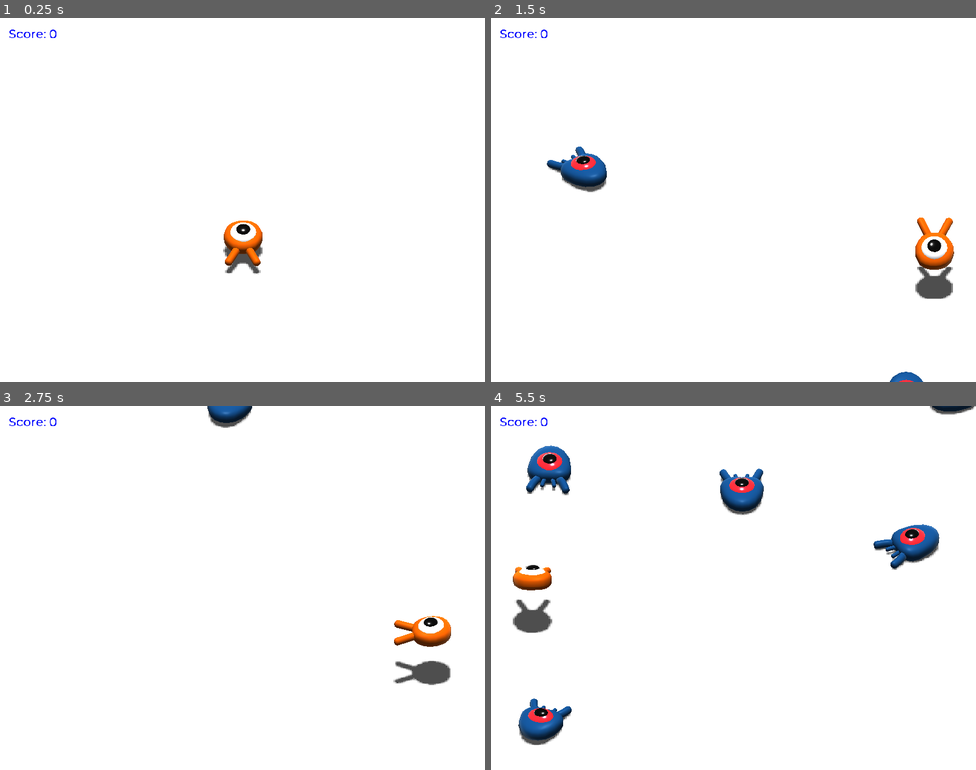
Above: before the commit, frames 1-4 (two rows, left to right).
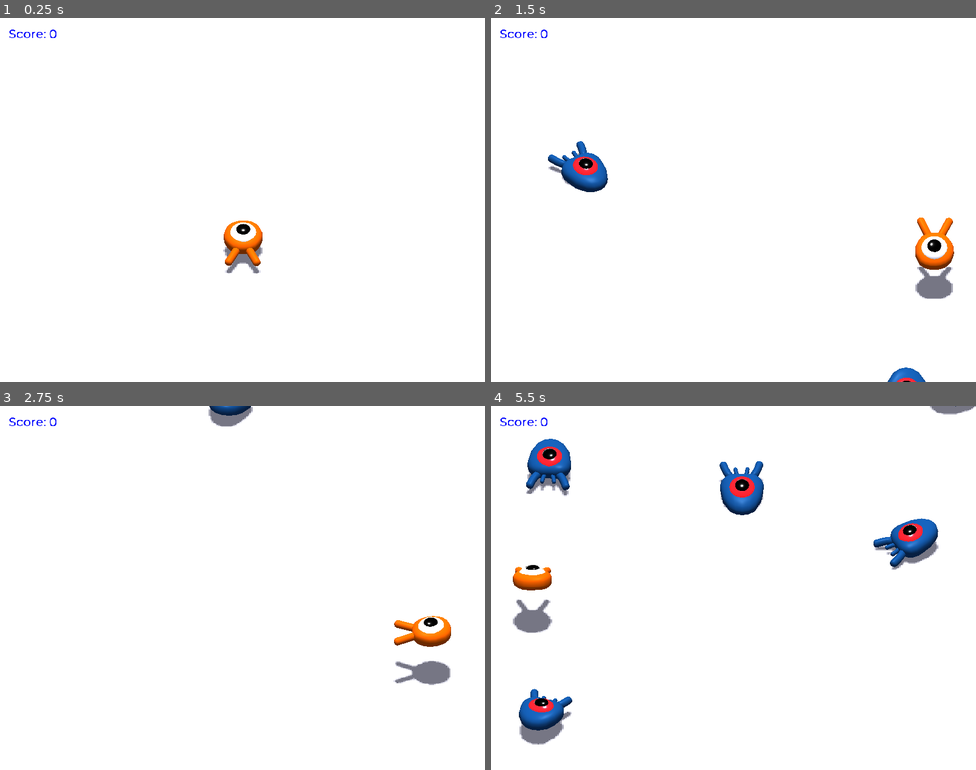
Above: after the commit, the same moments.

Repository: jakemchugh1/3d-tutorial-godot
Game: Godot game, scene res://World.tscn
Two runs of this game, one before a commit and one after it. Both use one fixed random seed, a clock stepped at 60 frames per second and the inputs below.
Inputs:
- Up to frame 1 (0.25 s): no input
- Up to frame 2 (1.5 s): tap Enter (ui_accept) at 0.5 s; hold D (move_right) 0.53-1.28 s; hold Space (jump) 0.53-1.28 s; hold S (move_back) from 1.28 s (still down); tap Space (jump) at 1.35 s
- Up to frame 3 (2.75 s): tap Space (jump) at 1.52, 1.82 s; release S (move_back) at 2.03 s; hold D (move_right) from 2.03 s (still down); hold Space (jump) from 2.03 s (still down)
- Up to frame 4 (5.5 s): release D (move_right) at 2.78 s; release Space (jump) at 2.78 s; hold W (move_forward) 2.78-3.53 s; tap Space (jump) at 2.85, 3.02, 3.32, 4.35, 4.52, 4.82 s; hold Space (jump) 3.53-4.28 s; hold A (move_left) 3.53-5.03 s; hold S (move_back) from 5.03 s (still down); hold Space (jump) from 5.03 s (still down)

The runs differ from the first frame. In frame 1, 0.4% of the frame differs, in the area x 46-55%, y 55-71%; in frame 2, 1.7%; in frame 3, 1.2%; in frame 4, 4.4%, in the area x 4-100%, y 0-94%.

Commit message:
Added music and ambient lighting

Diff:
--- a/Mob.gd
+++ b/Mob.gd
@@ -19,6 +19,8 @@
 	velocity = Vector3.FORWARD * random_speed
 	velocity = velocity.rotated(Vector3.UP, rotation.y)
 
+	$AnimationPlayer.playback_speed = random_speed / min_speed
+
 func squash():
 	emit_signal("squashed")
 	queue_free()
--- a/Mob.tscn
+++ b/Mob.tscn
@@ -1,9 +1,77 @@
-[gd_scene load_steps=4 format=2]
+[gd_scene load_steps=6 format=2]
 
 [ext_resource path="res://art/mob.glb" type="PackedScene" id=1]
 [ext_resource path="res://Mob.gd" type="Script" id=2]
 
 [sub_resource type="BoxShape" id=1]
+
+[sub_resource type="Animation" id=3]
+resource_name = "Float"
+length = 1.2
+loop = true
+tracks/0/type = "value"
+tracks/0/path = NodePath("Pivot/Character:translation")
+tracks/0/interp = 1
+tracks/0/loop_wrap = true
+tracks/0/imported = false
+tracks/0/enabled = true
+tracks/0/keys = {
+"times": PoolRealArray( 0, 0.1, 0.7, 1 ),
+"transitions": PoolRealArray( 1, 1, 1, 1 ),
+"update": 0,
+"values": [ Vector3( 0, 0.2, 0 ), Vector3( 0, 0.440453, 0 ), Vector3( 0, 0.923, 0 ), Vector3( 0, 0.145756, 0 ) ]
+}
+tracks/1/type = "value"
+tracks/1/path = NodePath("Pivot/Character:rotation_degrees")
+tracks/1/interp = 1
+tracks/1/loop_wrap = true
+tracks/1/imported = false
+tracks/1/enabled = true
+tracks/1/keys = {
+"times": PoolRealArray( 0, 0.7, 1 ),
+"transitions": PoolRealArray( 1, 1, 1 ),
+"update": 0,
+"values": [ Vector3( 13.228, 0, 0 ), Vector3( -0.441998, 0, 0 ), Vector3( -24.9891, 0, 0 ) ]
+}
+
+[sub_resource type="Animation" id=4]
+length = 0.001
+tracks/0/type = "value"
+tracks/0/path = NodePath(".:jump_impulse")
+tracks/0/interp = 1
+tracks/0/loop_wrap = true
+tracks/0/imported = false
+tracks/0/enabled = true
+tracks/0/keys = {
+"times": PoolRealArray( 0 ),
+"transitions": PoolRealArray( 1 ),
+"update": 0,
+"values": [ 20.0 ]
+}
+tracks/1/type = "value"
+tracks/1/path = NodePath("Pivot/Character:translation")
+tracks/1/interp = 1
+tracks/1/loop_wrap = true
+tracks/1/imported = false
+tracks/1/enabled = true
+tracks/1/keys = {
+"times": PoolRealArray( 0 ),
+"transitions": PoolRealArray( 1 ),
+"update": 0,
+"values": [ Vector3( 0, 0.231686, 0 ) ]
+}
+tracks/2/type = "value"
+tracks/2/path = NodePath("Pivot/Character:rotation_degrees")
+tracks/2/interp = 1
+tracks/2/loop_wrap = true
+tracks/2/imported = false
+tracks/2/enabled = true
+tracks/2/keys = {
+"times": PoolRealArray( 0 ),
+"transitions": PoolRealArray( 1 ),
+"update": 0,
+"values": [ Vector3( 0, 0, 0 ) ]
+}
 
 [node name="Mob" type="KinematicBody" groups=["mob"]]
 collision_layer = 2
@@ -12,8 +80,8 @@
 
 [node name="Pivot" type="Spatial" parent="."]
 
-[node name="mob" parent="Pivot" instance=ExtResource( 1 )]
-transform = Transform( 1, 0, 0, 0, 1, 0, 0, 0, 1, 0, 0.25, 0 )
+[node name="Character" parent="Pivot" instance=ExtResource( 1 )]
+transform = Transform( 1, 0, 0, 0, 1, 0, 0, 0, 1, 0, 0.231686, 0 )
 
 [node name="CollisionShape" type="CollisionShape" parent="."]
 transform = Transform( 1, 0, 0, 0, 0.3, 0, 0, 0, 1, 0, 0.5, 0 )
@@ -23,4 +91,9 @@
 transform = Transform( 1, 0, 0, 0, 1, 0, 0, 0, 1, 0, 0.620318, 0 )
 aabb = AABB( -1, -0.716038, -2.12984, 2, 1.43208, 4.25967 )
 
+[node name="AnimationPlayer" type="AnimationPlayer" parent="."]
+autoplay = "Float"
+anims/Float = SubResource( 3 )
+anims/RESET = SubResource( 4 )
+
 [connection signal="screen_exited" from="VisibilityNotifier" to="." method="_on_VisibilityNotifier_screen_exited"]
--- a/Player.tscn
+++ b/Player.tscn
@@ -14,7 +14,7 @@
 length = 1.2
 loop = true
 tracks/0/type = "value"
-tracks/0/path = NodePath("Pivot/player:translation")
+tracks/0/path = NodePath("Pivot/Character:translation")
 tracks/0/interp = 1
 tracks/0/loop_wrap = true
 tracks/0/imported = false
@@ -26,7 +26,7 @@
 "values": [ Vector3( 0, 0.2, 0 ), Vector3( 0, 0.440453, 0 ), Vector3( 0, 0.923, 0 ), Vector3( 0, 0.145756, 0 ) ]
 }
 tracks/1/type = "value"
-tracks/1/path = NodePath("Pivot/player:rotation_degrees")
+tracks/1/path = NodePath("Pivot/Character:rotation_degrees")
 tracks/1/interp = 1
 tracks/1/loop_wrap = true
 tracks/1/imported = false
@@ -53,7 +53,7 @@
 "values": [ 20.0 ]
 }
 tracks/1/type = "value"
-tracks/1/path = NodePath("Pivot/player:translation")
+tracks/1/path = NodePath("Pivot/Character:translation")
 tracks/1/interp = 1
 tracks/1/loop_wrap = true
 tracks/1/imported = false
@@ -65,7 +65,7 @@
 "values": [ Vector3( 0, 0.231686, 0 ) ]
 }
 tracks/2/type = "value"
-tracks/2/path = NodePath("Pivot/player:rotation_degrees")
+tracks/2/path = NodePath("Pivot/Character:rotation_degrees")
 tracks/2/interp = 1
 tracks/2/loop_wrap = true
 tracks/2/imported = false
@@ -83,7 +83,7 @@
 
 [node name="Pivot" type="Spatial" parent="."]
 
-[node name="player" parent="Pivot" instance=ExtResource( 1 )]
+[node name="Character" parent="Pivot" instance=ExtResource( 1 )]
 transform = Transform( 1, 0, 0, 0, 1, 0, 0, 0, 1, 0, 0.231686, 0 )
 
 [node name="CollisionShape" type="CollisionShape" parent="."]
--- a/World.tscn
+++ b/World.tscn
@@ -1,9 +1,11 @@
-[gd_scene load_steps=10 format=2]
+[gd_scene load_steps=12 format=2]
 
 [ext_resource path="res://Player.tscn" type="PackedScene" id=1]
 [ext_resource path="res://World.gd" type="Script" id=2]
 [ext_resource path="res://ui_theme.tres" type="Theme" id=3]
 [ext_resource path="res://ScoreLabel.gd" type="Script" id=4]
+[ext_resource path="res://art/House In a Forest Loop.ogg" type="AudioStream" id=5]
+[ext_resource path="res://default_env.tres" type="Environment" id=6]
 
 [sub_resource type="BoxShape" id=1]
 
@@ -111,5 +113,12 @@
 align = 1
 valign = 1
 
+[node name="AudioStreamPlayer" type="AudioStreamPlayer" parent="."]
+stream = ExtResource( 5 )
+autoplay = true
+
+[node name="WorldEnvironment" type="WorldEnvironment" parent="."]
+environment = ExtResource( 6 )
+
 [connection signal="hit" from="Player" to="." method="_on_Player_hit"]
 [connection signal="timeout" from="MobTimer" to="." method="_on_MobTimer_timeout"]
--- a/default_env.tres
+++ b/default_env.tres
@@ -1,3 +1,4 @@
 [gd_resource type="Environment" format=2]
 
 [resource]
+ambient_light_color = Color( 0.462745, 0.462745, 0.517647, 1 )
